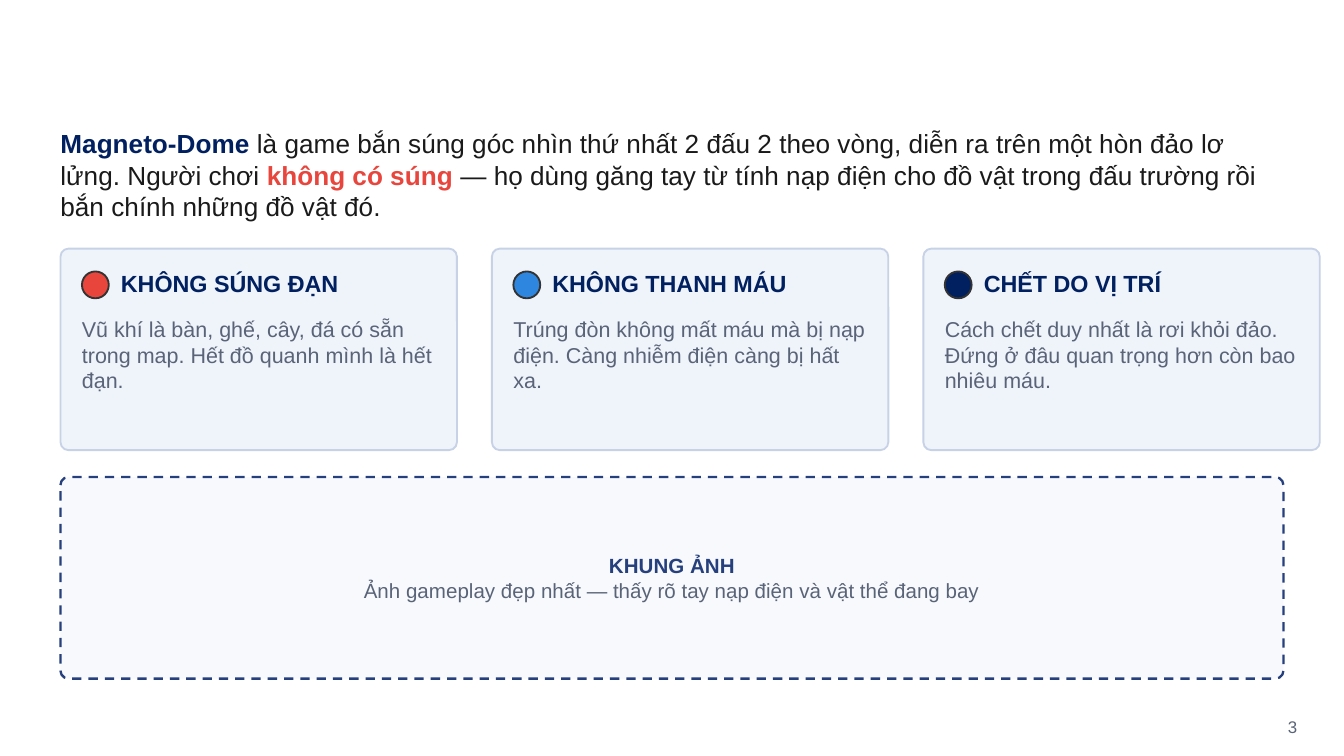
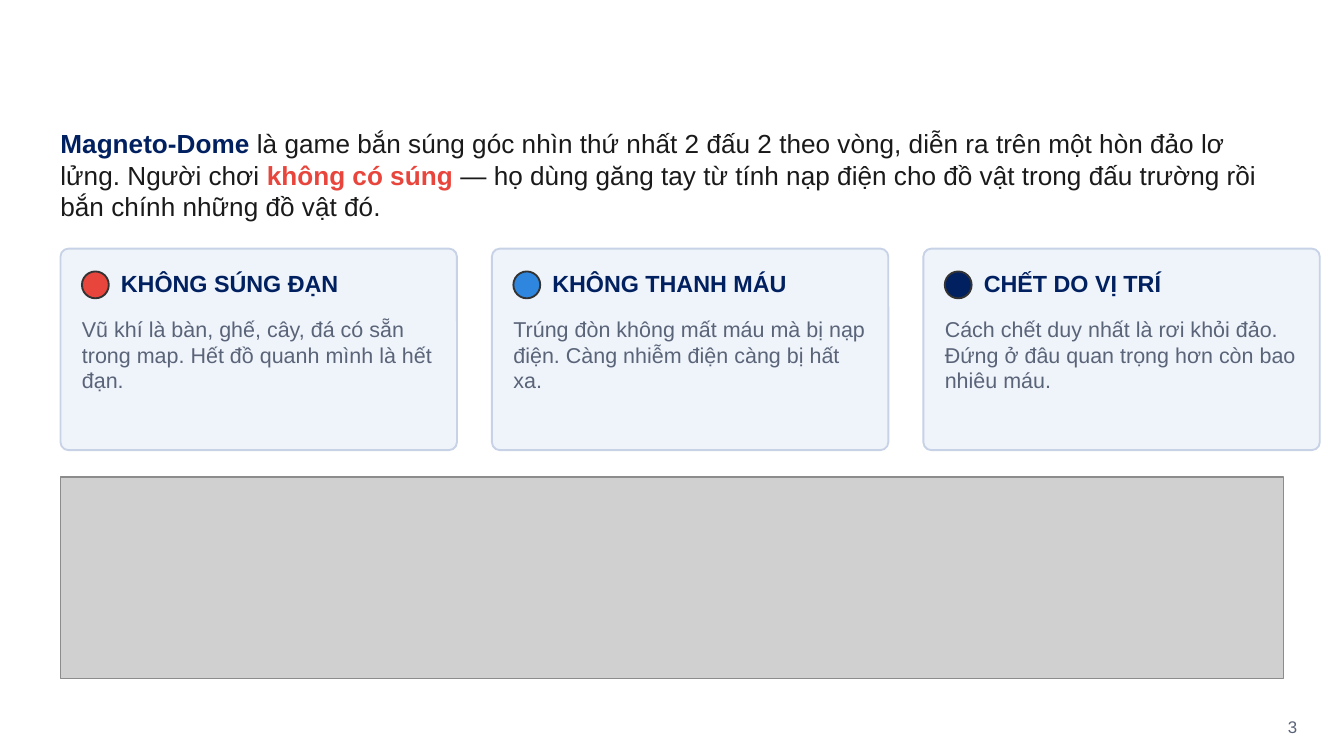
Before and after one commit to nhgkhiem0307/Magneto-Dome, a slide deck: slide 3 of NOP_BAI/[ĐT-QĐ04-BM08] Final Project.pptx. Drawn at 1344x756 pixels with LibreOffice and Linux fonts; fonts in the diff are those of the drawing; grey boxes stand for pictures; background and template pictures are left out. Boxes give left, top, right and bottom in pixels: in the first picture for what was removed or moved away, otherwise in the second. Text is boxed around its words. In the diff, an @@ line names an element or a change of style, - is before the commit and + after.

```diff
--- a/NOP_BAI/[ĐT-QĐ04-BM08] Final Project.pptx
+++ b/NOP_BAI/[ĐT-QĐ04-BM08] Final Project.pptx
@@ rounded rectangle removed at box(60, 477, 1284, 679) @@
@@ picture added at box(60, 477, 1284, 679) @@
@@ text removed at box(364, 557, 979, 603) @@
-KHUNG ẢNH
-Ảnh gameplay đẹp nhất — thấy rõ tay nạp điện và vật thể đang bay
```
Also in this commit, not shown: 3 other slides changed, 6 other files.
